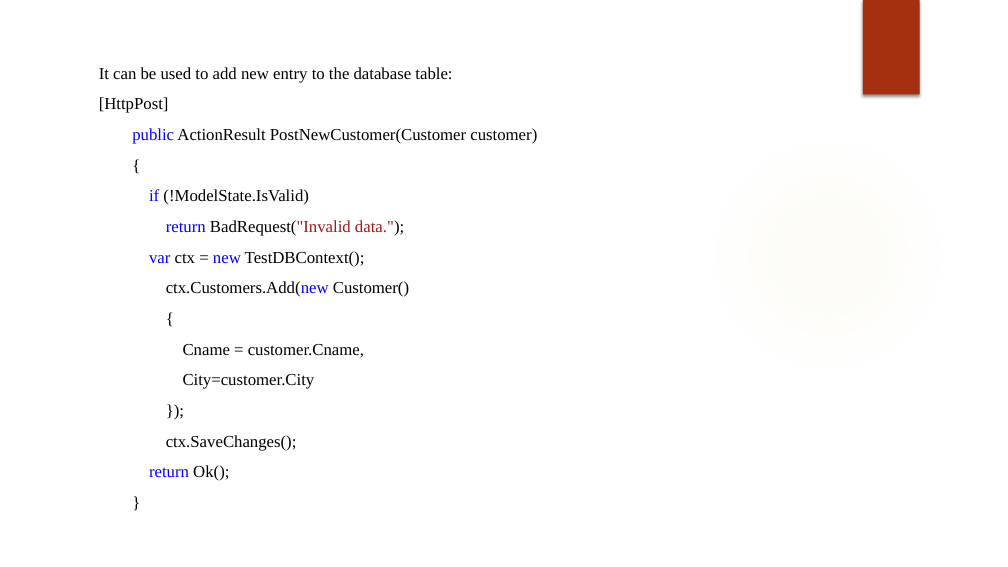
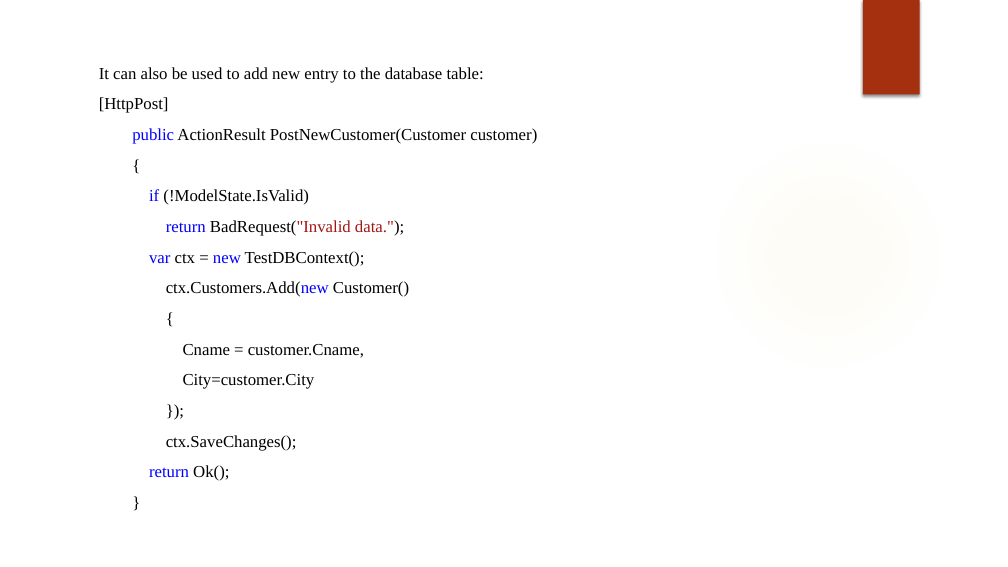
Before and after one commit to rx-training/Training-Jan-2021, a slide deck: slide 15 of Modules/C#/Day14/Disha-Shah/Assignment/Net Core Web API.pptx (slide 13 before the commit). Drawn at 1008x567 pixels with LibreOffice and Linux fonts; fonts in the diff are those of the drawing; background and template pictures are left out. Boxes give left, top, right and bottom in pixels: in the first picture for what was removed or moved away, otherwise in the second. Text is boxed around its words. In the diff, an @@ line names an element or a change of style, - is before the commit and + after.

```diff
--- a/Modules/C#/Day14/Disha-Shah/Assignment/Net Core Web API.pptx
+++ b/Modules/C#/Day14/Disha-Shah/Assignment/Net Core Web API.pptx
@@ text at (x1=99, y1=67, x2=484, y2=83): text changed @@
-It can be used to add new entry to the database table:
+It can also be used to add new entry to the database table:
```
Also in this commit, not shown: 5 other slides changed, 3 slides added, 8 other files.
